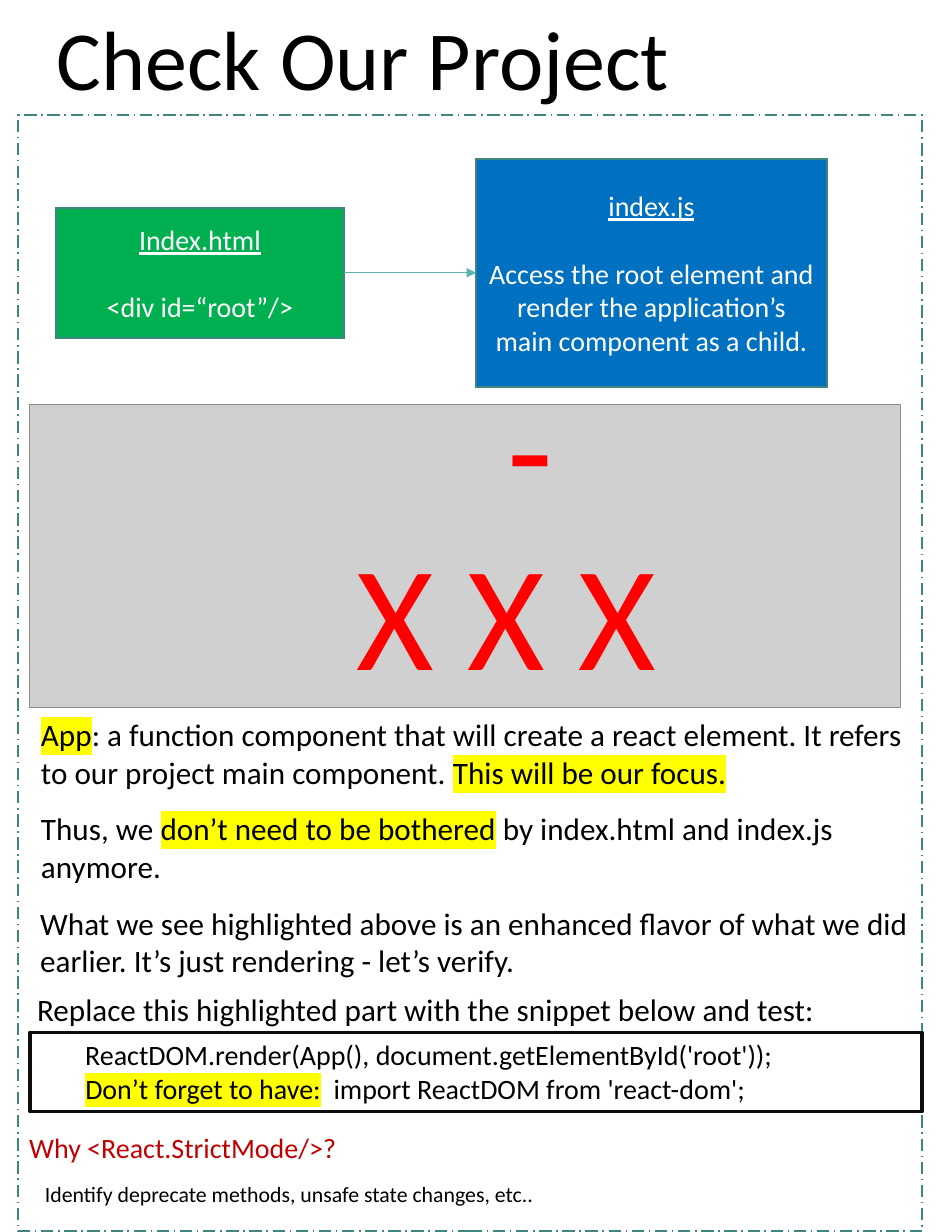
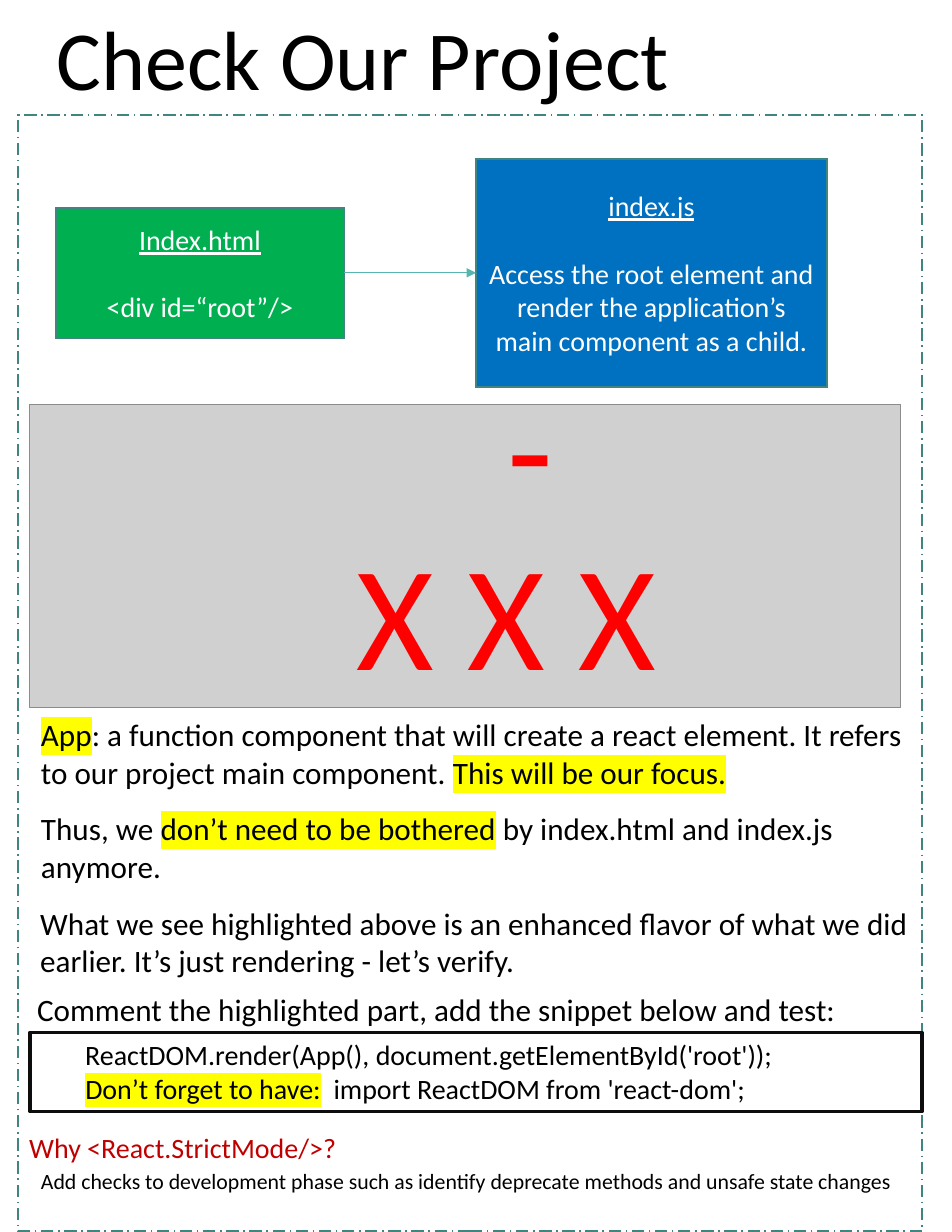
Before and after one commit to scorpion0511/mytracker, a slide deck: slide 20 of doc/React.pptx (slide 19 before the commit). Drawn at 952x1232 pixels with LibreOffice and Linux fonts; fonts in the diff are those of the drawing; grey boxes stand for pictures. Boxes give left, top, right and bottom in pixels: in the first picture for what was removed or moved away, otherwise in the second. Text is boxed around its words. In the diff, an @@ line names an element or a change of style, - is before the commit and + after.

```diff
--- a/doc/React.pptx
+++ b/doc/React.pptx
@@ text at <box>37,999,835,1027</box>: text changed @@
-Replace this highlighted part with the snippet below and test:
+Comment the highlighted part, add the snippet below and test:
@@ text at <box>41,1174,890,1193</box>: text changed @@
-Identify deprecate methods, unsafe state changes, etc..
+Add checks to development phase such as identify deprecate methods and unsafe state changes
```
Also in this commit, not shown: 10 other slides changed, 2 slides added.
